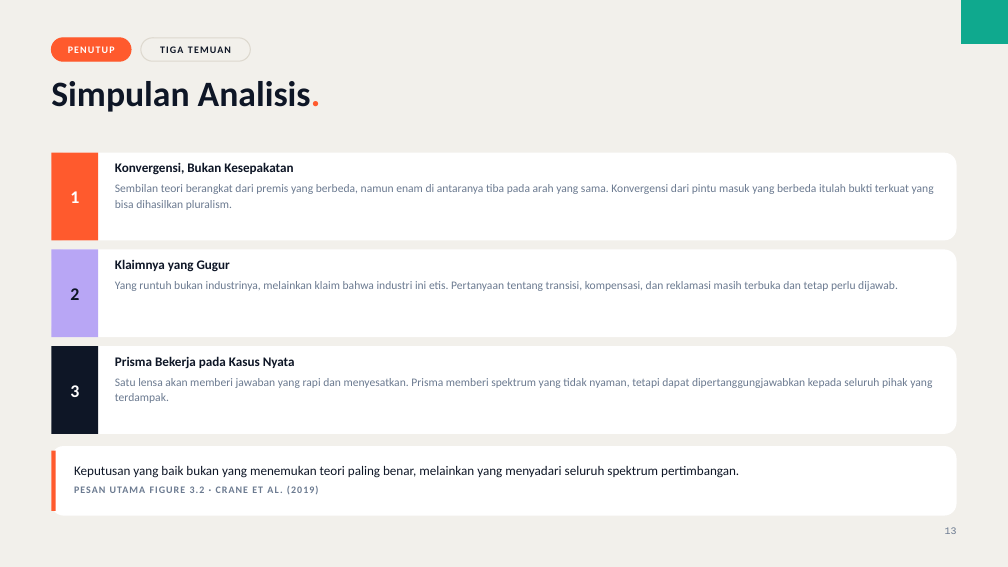
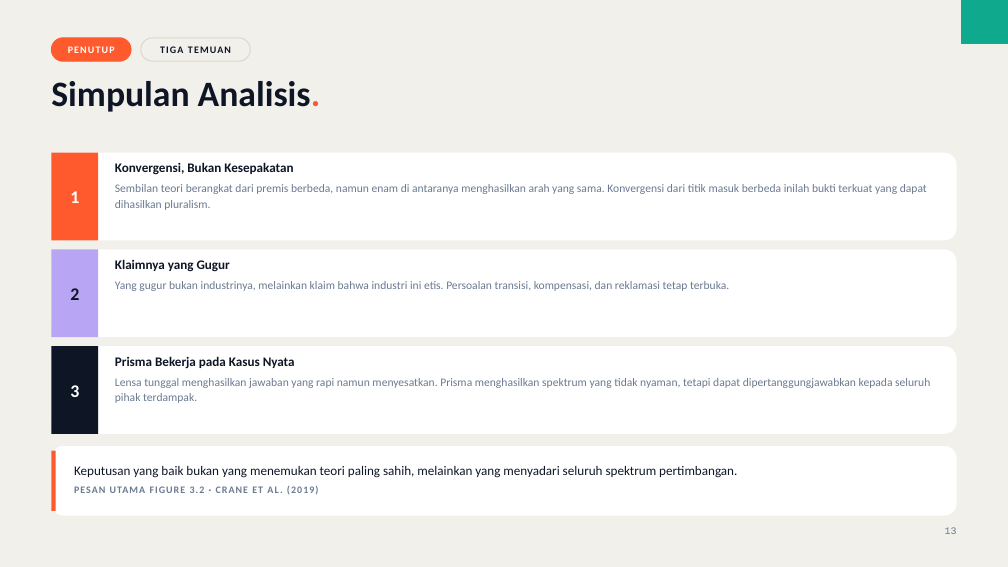
Before and after one commit to aslihabnuri/Dom-Manipulation, a slide deck: slide 13 of business-ethics/chapter-3/decks/Deck-2-Analisis-Kasus-Oil-Sands.pptx. Drawn at 1008x567 pixels with LibreOffice and Linux fonts; fonts in the diff are those of the drawing. Boxes give left, top, right and bottom in pixels: in the first picture for what was removed or moved away, otherwise in the second. Text is boxed around its words. In the diff, an @@ line names an element or a change of style, - is before the commit and + after.

```diff
--- a/business-ethics/chapter-3/decks/Deck-2-Analisis-Kasus-Oil-Sands.pptx
+++ b/business-ethics/chapter-3/decks/Deck-2-Analisis-Kasus-Oil-Sands.pptx
@@ text at box(115, 184, 927, 210): text changed @@
-Sembilan teori berangkat dari premis yang berbeda, namun enam di antaranya tiba pada arah yang sama. Konvergensi dari pintu masuk yang berbeda itulah bukti terkuat yang bisa dihasilkan pluralism.
+Sembilan teori berangkat dari premis berbeda, namun enam di antaranya menghasilkan arah yang sama. Konvergensi dari titik masuk berbeda inilah bukti terkuat yang dapat dihasilkan pluralism.
@@ text at box(115, 281, 729, 291): text changed @@
-Yang runtuh bukan industrinya, melainkan klaim bahwa industri ini etis. Pertanyaan tentang transisi, kompensasi, dan reklamasi masih terbuka dan tetap perlu dijawab.
+Yang gugur bukan industrinya, melainkan klaim bahwa industri ini etis. Persoalan transisi, kompensasi, dan reklamasi tetap terbuka.
@@ text at box(115, 378, 930, 403): text changed @@
-Satu lensa akan memberi jawaban yang rapi dan menyesatkan. Prisma memberi spektrum yang tidak nyaman, tetapi dapat dipertanggungjawabkan kepada seluruh pihak yang terdampak.
+Lensa tunggal menghasilkan jawaban yang rapi namun menyesatkan. Prisma menghasilkan spektrum yang tidak nyaman, tetapi dapat dipertanggungjawabkan kepada seluruh pihak terdampak.
@@ text at box(74, 466, 737, 478): text changed @@
-Keputusan yang baik bukan yang menemukan teori paling benar, melainkan yang menyadari seluruh spektrum pertimbangan.
+Keputusan yang baik bukan yang menemukan teori paling sahih, melainkan yang menyadari seluruh spektrum pertimbangan.
```
Also in this commit, not shown: 13 other slides changed, 5 other files.
